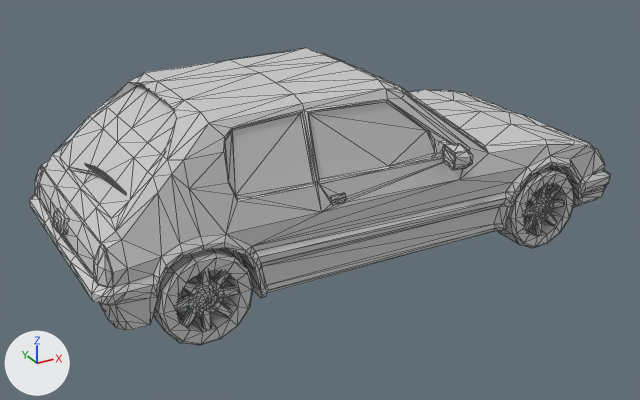
Before and after pictures for a commit that changed the FBX model project/Assets/Models/Auto1.FBX.
Camera for both pictures: a 50 mm lens placed at (-2.62, -4.612, 2.711), pointed at (-0.116, -0.059, 0.435). The axes (+X, +Y, +Z) are drawn at lower left. The lights are the same throughout. Mesh edges are drawn as thin lines. Where no turn or scale is listed for an object, it has been applied to the vertices. Vertices at the same position are counted once.

Before the edit, the objects in view are built like this:
```python
me_mesh = bpy.data.meshes.new('Mesh')
me_mesh.from_pydata(...)  # 1930 vertices, 3192 faces; spans x -1.77..1.78, y -0.88..0.89, z 0.08..1.31
me_mesh.materials.append(mat_material__28)  # light grey #cacaca
ob_object001 = bpy.data.objects.new('Object001', me_mesh)
ob_object001.location = (0.0, 0.0, 0.0)
```
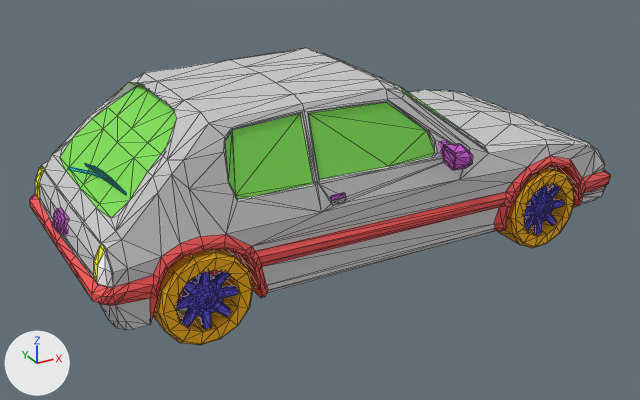
The newer file is also rescaled (x2.54), turned or shifted as a whole; pictures and numbers use the older file's frame.

What differs and where, as boxes [x1, y1, x2, y2] in the pictures (640 x 400 px):
part 1 of me_mesh, recoloured (grey to blue)
    both: [176, 185, 564, 329]
part 2 of me_mesh, recoloured (grey to green)
    both: [60, 85, 456, 218]
part 3 of me_mesh, recoloured (grey to red)
    both: [29, 156, 611, 323]
part 4 of me_mesh, recoloured
    both: [53, 140, 473, 234]
part 5 of me_mesh, recoloured (grey to cyan)
    both: [68, 163, 127, 195]
part 6 of me_mesh, recoloured
    both: [153, 167, 574, 345]
part 7 of me_mesh, recoloured (grey to white)
    both: [97, 250, 113, 288]
part 8 of me_mesh, recoloured (grey to yellow)
    both: [35, 167, 106, 282]

The change, as a list of edits to the scene's bpy script:
```text
Add mat_material__100:
    mat_material__100 = principled_material('Material #100')
    mat_material__100.base_color = (1.0, 1.0, 1.0)  # white #ffffff
    mat_material__100.roughness = 0.859
Add mat_material__85:
    mat_material__85 = principled_material('Material #85')
    mat_material__85.base_color = (0.0, 0.635, 0.792)  # cyan #00d1e6
    mat_material__85.roughness = 0.859
Add mat_material__61:
    mat_material__61 = principled_material('Material #61')
    mat_material__61.base_color = (0.878, 0.0902, 0.0902)  # red #f15555
    mat_material__61.roughness = 0.859
Add mat_material__73:
    mat_material__73 = principled_material('Material #73')
    mat_material__73.base_color = (0.537, 0.0902, 0.576)  # pink #c255c8
    mat_material__73.roughness = 0.859
Add mat_material__60:
    mat_material__60 = principled_material('Material #60')
    mat_material__60.base_color = (0.212, 0.737, 0.0902)  # green #7fdf55
    mat_material__60.roughness = 0.859
Add mat_material__86:
    mat_material__86 = principled_material('Material #86')
    mat_material__86.base_color = (0.918, 0.443, 0.0)  # yellow #f6b200
    mat_material__86.roughness = 0.859
Add mat_material__26:
    mat_material__26 = principled_material('Material #26')
    mat_material__26.base_color = (0.125, 0.0902, 0.871)  # blue #6355f0
    mat_material__26.roughness = 0.859
Add mat_material__101:
    mat_material__101 = principled_material('Material #101')
    mat_material__101.base_color = (1.0, 0.965, 0.0)  # yellow #fffb00
    mat_material__101.roughness = 0.859
Add mat_material__99:
    mat_material__99 = principled_material('Material #99')
    mat_material__99.base_color = (0.0, 0.0, 0.0)  # black #000000
    mat_material__99.roughness = 0.859
Change me_mesh:
    used by ob_object001; location = (0.0, 0.0, 0.0)
    remove me_mesh.from_pydata(...)  # 1930 vertices, 3192 faces; spans x -1.77..1.78, y -0.88..0.89, z 0.08..1.31
    add me_mesh.from_pydata(...)  # 1928 vertices, 3190 faces; spans x -1.77..1.78, y -0.88..0.89, z 0.08..1.31
    me_mesh part 1: 816 faces spanning x -1.38..1.36, y -0.77..0.77, z 0.16..0.54 switch from mat_material__28 (light grey #cacaca) to mat_material__26 (blue #6355f0)
    me_mesh part 2: 72 faces spanning x -1.61..0.75, y -0.67..0.65, z 0.8..1.25 switch from mat_material__28 (light grey #cacaca) to mat_material__60 (green #7fdf55)
    me_mesh part 3: 506 faces spanning x -1.77..1.78, y -0.77..0.77, z 0.27..0.71 switch from mat_material__28 (light grey #cacaca) to mat_material__61 (red #f15555)
    me_mesh part 4: 276 faces spanning x -1.77..0.47, y -0.88..0.89, z 0.59..0.94 switch from mat_material__28 (light grey #cacaca) to mat_material__73 (pink #c255c8)
    me_mesh part 5: 168 faces spanning x -1.6..0.74, y -0.5..0.59, z 0.81..0.96 switch from mat_material__28 (light grey #cacaca) to mat_material__85 (cyan #00d1e6)
    me_mesh part 6: 560 faces spanning x -1.47..1.44, y -0.77..0.77, z 0.08..0.61 switch from mat_material__28 (light grey #cacaca) to mat_material__86 (yellow #f6b200)
    me_mesh part 7: 24 faces spanning x -1.74..-1.65, y -0.73..0.68, z 0.54..0.72 switch from mat_material__28 (light grey #cacaca) to mat_material__100 (white #ffffff)
    me_mesh part 8: 30 faces spanning x -1.74..-1.65, y -0.67..0.62, z 0.54..0.72 switch from mat_material__28 (light grey #cacaca) to mat_material__101 (yellow #fffb00)
    add me_mesh.materials.append(mat_material__99)  # black #000000
```
